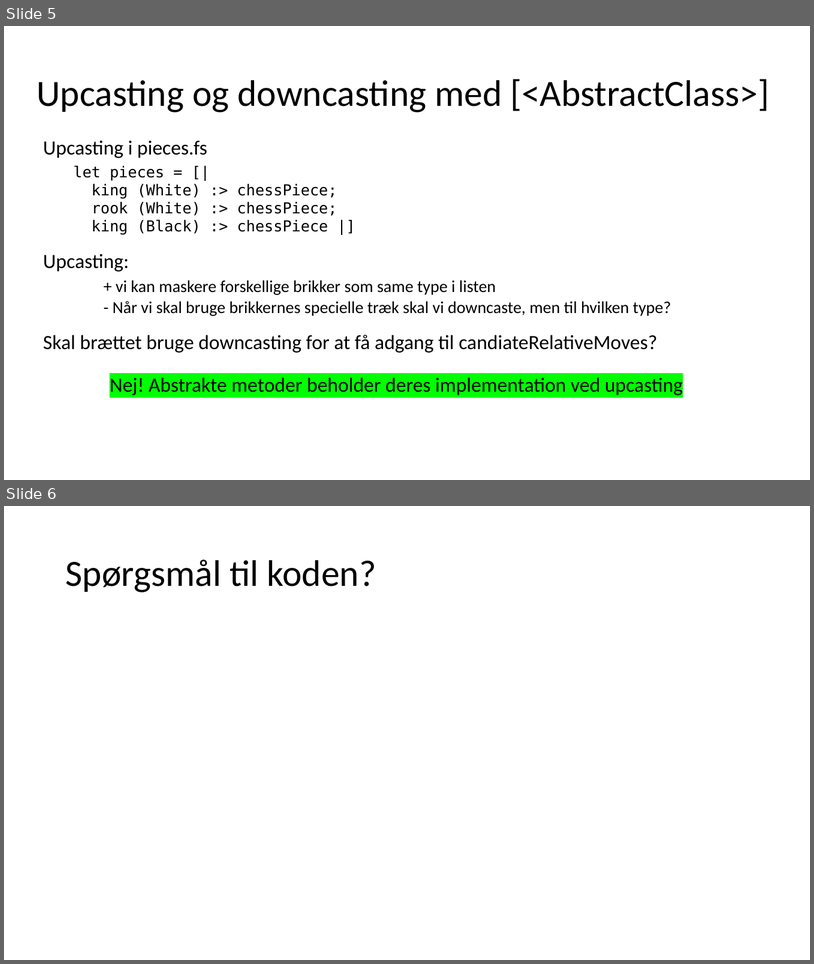
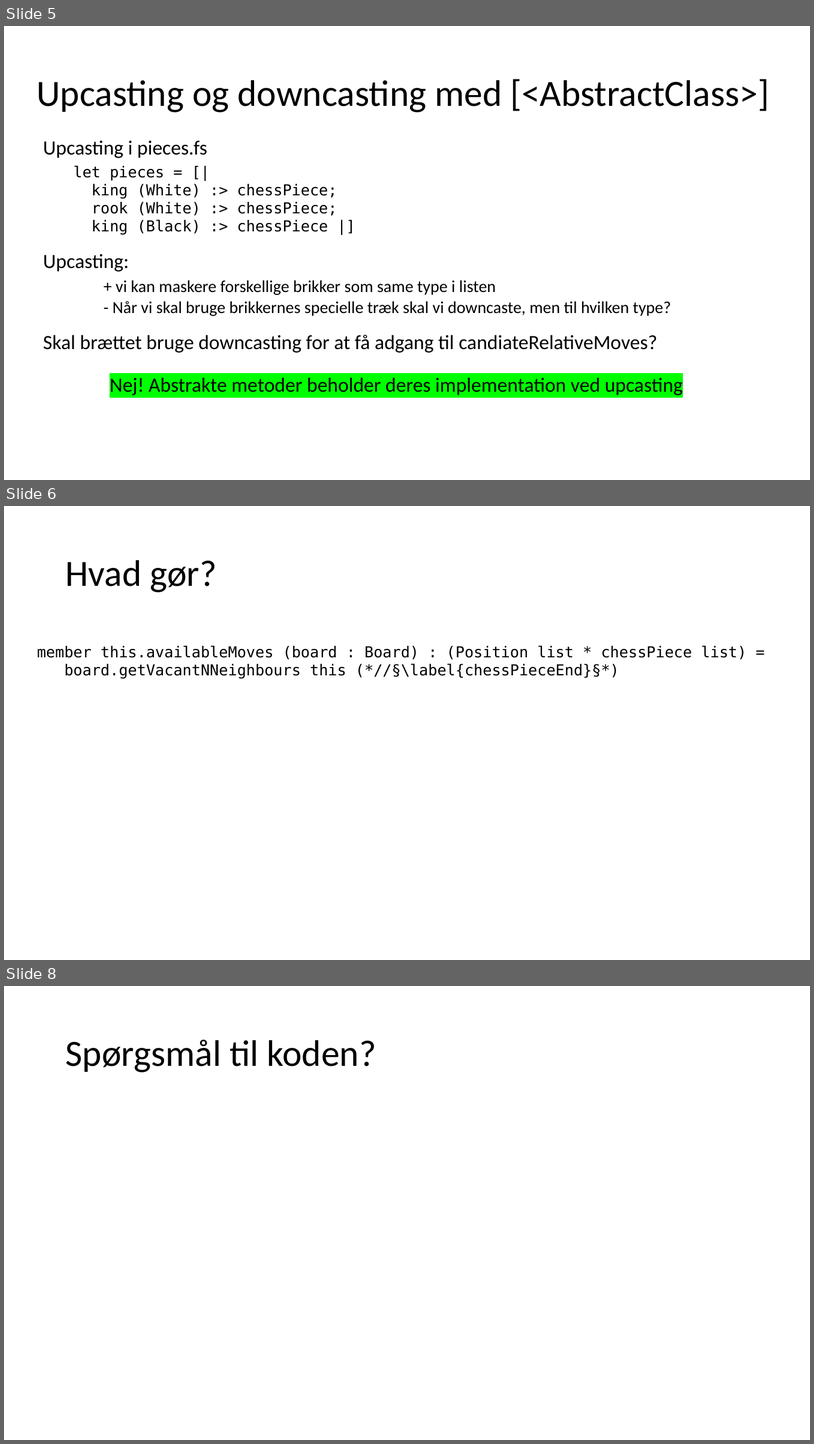
Before and after one commit to fisterloegsovs/pop22, a slide deck: lectures/16.1/16.1.pptx. Shown one above the other, each under a label of ours: slides 5 and 6 before the commit, slides 5, 6 and 8 after it; the slides between them are not shown. The pictures are 814x964 and 814x1444 pixels, drawn with LibreOffice and Linux fonts; fonts in the diff are those of the drawing. Boxes give left, top, right and bottom in pixels: in the first picture for what was removed or moved away, otherwise in the second. Text is boxed around its words. In the diff, an @@ line names an element or a change of style, - is before the commit and + after.

```diff
--- a/lectures/16.1/16.1.pptx
+++ b/lectures/16.1/16.1.pptx
@@ slide 6 added at (x1=4, y1=506, x2=810, y2=960), background #FFFFFF @@
@@ title added at (x1=65, y1=560, x2=217, y2=592), 44 pt, text #000000 @@
+Hvad gør?
@@ text added at (x1=37, y1=645, x2=747, y2=679), 18 pt, text #000000 @@
+member this.availableMoves (board : Board) : (Position list * chessPiece list) =
+board.getVacantNNeighbours this (*//§\label{chessPieceEnd}§*)
@@ what was slide 6 is now slide 8 @@
```
Also in this commit, not shown: 1 other slide added, 1 slide removed, 3 other files.
